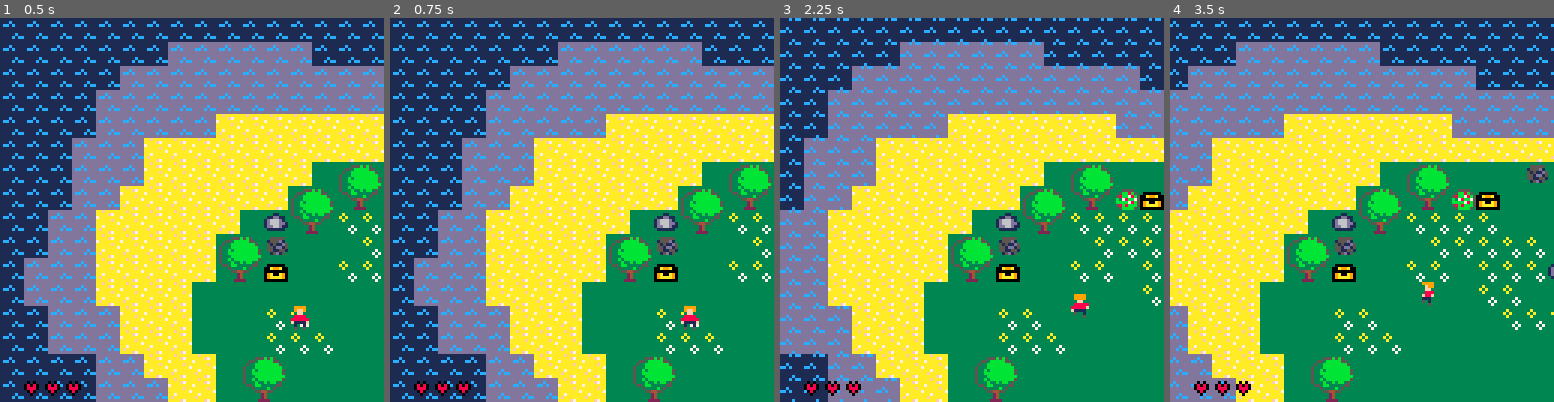
Above: before the commit, frames 1-4 (left to right).
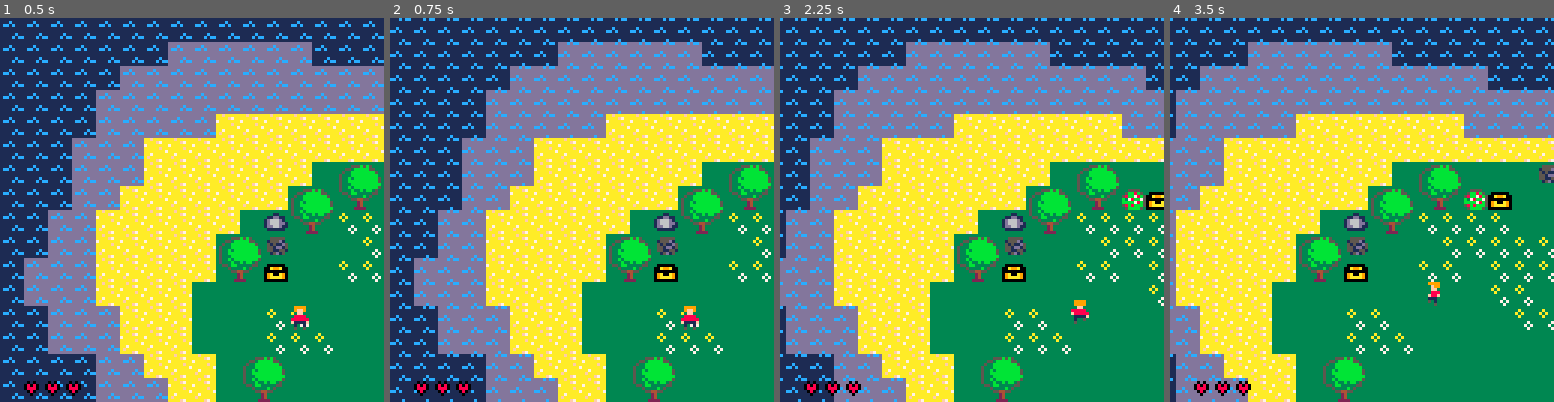
Above: after the commit, the same moments.

Repository: AbsolutRenal/Pico-8---The-Legend-of-Bobby
Game: PICO-8 cartridge bobby.p8
Same seed, same stepped clock (60 frames per second), same inputs: the game is played once before the commit and once after it.
Inputs:
- Up to frame 1 (0.5 s): tap X (X key) at 0.33 s
- Up to frame 2 (0.75 s): tap O (Z key) at 0.7 s
- Up to frame 3 (2.25 s): tap X (X key) at 1.07, 1.85 s; hold Right 1.6-2.1 s; tap O (Z key) at 1.7, 2.1 s; hold Up from 2.15 s (still down)
- Up to frame 4 (3.5 s): release Up at 2.42 s; hold Right 2.47-3.03 s; tap O (Z key) at 2.5, 2.9, 3.3 s; tap X (X key) at 2.97 s; hold Left from 3.08 s (still down)

Frame 1 is identical in both runs. In frame 2, 12% of the frame differs, in the area x 0-100%, y 0-100%; in frame 3, 24%; in frame 4, 28%.

Commit message:
V15 - Show GPS for already visited regions only

Diff:
--- a/bobby.p8
+++ b/bobby.p8
@@ -48,9 +47,9 @@
 spr_treasure4 = 25
 spr_treasure5 = 26
 spr_treasure6 = 27
-
 heart_full = 39
 heart_empty = 42
+spr_big_treasure_opened = 10
 spr_treasure_opened = 25
 spr_selected_item = 43
 spr_boots = 38
@@ -67,6 +66,7 @@
 flag_behind = 3
 flag_treasure = 4
 flag_destroyable = 5
+flag_need_key = 6
 
 -- game config
 alpha_color = 14
@@ -110,10 +110,17 @@
 function create_gps_map()
  for j=0,63 do
   for i=0,127 do
-   if i%16 == 0 and j%16 == 0 then
-    map(i, j, 0, 0, 16, 16)
-   end
-   add(map_data, color_for_sprite(mget(i, j)))
+   add(map_data, 0)
+  end
+ end
+end
+
+function update_gps_data()
+ min_x = flr(map_x/-8)
+ min_y = flr(map_y/-8)
+ for j=min_y,min_y +15 do
+  for i=min_x,min_x +15 do
+   map_data[i+j*128 +1] = color_for_sprite(mget(i, j))
   end
  end
 end
@@ -225,7 +232,6 @@
 end
 
 function stop_walking()
-	--tick = 0
 	move_count = 0
 	config_bobby(0,0)
 end
@@ -307,7 +313,7 @@
 
 function should_move()
 	local cells = collision_cells()
-	return not collide_with(cells,flag_solid) and (not collide_with(cells,flag_deep_water) or item_available(spr_flipper)) and not collide_with(cells,flag_treasure)
+	return not collide_with(cells,flag_solid) and (not collide_with(cells,flag_deep_water) or item_available(spr_flipper))
 end
 
 function collide_with(cells,flag)
@@ -443,10 +449,11 @@
  elseif state == state_gps then
   draw_gps()
  end
+ update_gps_data()
 end
 
 function draw_gps()
- rectfill(0, 0, 127, 127, 0)
+ rectfill(0, 0, 127, 127, 1)
  local i = 0
  for col in all(map_data) do
   pset(i%128, 32 + flr(i/128), col)
@@ -586,19 +593,19 @@
 ee9999eeee9999eeee9999eeee9999eeee9999eeee9999ee00000000000000000000000000000000eeeeeeeeeeeeeeeeeeeeeeeeeeeeeeee0000000000000000
 ee9ff9eeee9ff9eeee9999eeee9999eeee99feeeee99feee00000000000000000000000000000000eeeeeeeeeeeeeeeeeeeeeeeeeeeeeeee0000000000000000
 eeeffeeeeeeffeeeeeeffeeeeeeffeeeeeeffeeeeeeffeee00000000000000000000000000000000eeeeeeeeeeeeeeeeeeeeeeeeeeeeeeee0000000000000000
-ee88888ee88888eeee88888ee88888eeee888eeeeee88fee00000000000000000000000000000000ee000000000000eeeeeeeeee7eeeee7e0000000000000000
-e88888feef88888ee88888feef88888eeef88feeeee8feee00000000000000000000000000000000e09aa999999aa90ee7eeeee7eeeeeeee0000000000000000
-ef1111eeee1111feef1111eeee1111feeee111eeeee11eee00000000000000000000000000000000099aa999999aa990eeee7eeeee7eeeee0000000000000000
-ee5ee1eeee1ee5eeee5ee1eeee1ee5eeeee1e5eee5111eee00000000000000000000000000000000099aa999999aa9907eceecceeceeccee0000000000000000
-eeeee5eeee5eeeeeeeeee5eeee5eeeeeeee5eeeeeeee5eee000000000000000000000000000000000000000000000000eedcddeeeecdddee0000000000000000
-ee9999eeee9999eeeeeeeeeeeeeeeeeeeeeeeeeeeeeeeeeeeeeeeeeeeeeeeeeeeeeeeeeee000000e099aaaa000aaa99000000000000000000000000000000000
-ee9ff9eeef9ff9feeeeeeeeeeeeeeeeeeeeeeeeeeeeeeeeeeeeeeeeeeeeeeeeeeeeeeeeee0a99a0e099aaa05550aa99000000000000000000000000000000000
-eeeffeeee8effe8eeee99eeeeee99eeeeee99eeeeee99eeeeee99eeeeee99eeee000000ee055550e099aaa05550aa99000000000000000000000000000000000
-ee8888eee888888eee9999eeee9999eeee9999eeee9999eeee9999eeee9999ee00a99a0000555500099aaaa050aaa99000000000000000000000000000000000
-e888888eee8888eeee9ff9eeee9ff9eeee9999eeef9999feee99feeeee99feee0000000000000000099aaaa050aaa99000000000000000000000000000000000
-ef1111feee1111eeee8ff8eeeeeffeeeeeeffeeeee8ff8eeeee8eeeeeee8efee09a00a9009a00a90099aaaa000aaa99000000000000000000000000000000000
-ee1ee1eeee1ee1eeefeeeefeeefeefeeeeeeeeeeeeeeeeeeeeeefeeeeeeeeeee09aaaa9009aaaa90099aaaaaaaaaa99000000000000000000000000000000000
-ee5ee5eeee5ee5eeeeeeeeeeeeeeeeeeeeeeeeeeeeeeeeeeeeeeeeeeeeeeeeee0000000000000000000000000000000000000000000000000000000000000000
+ee88888ee88888eeee88888ee88888eeee888eeeeee88fee00000000000000000000000000000000eeeeeeeeeeeeeeeeeeeeeeee7eeeee7e0000000000000000
+e88888feef88888ee88888feef88888eeef88feeeee8feee00000000000000000000000000000000eeeeeeeeeeeeeeeee7eeeee7eeeeeeee0000000000000000
+ef1111eeee1111feef1111eeee1111feeee111eeeee11eee00000000000000000000000000000000eee00000000000eeeeee7eeeee7eeeee0000000000000000
+ee5ee1eeee1ee5eeee5ee1eeee1ee5eeeee1e5eee5111eee00000000000000000000000000000000ee009aa999aa900e7eceecceeceeccee0000000000000000
+eeeee5eeee5eeeeeeeeee5eeee5eeeeeeee5eeeeeeee5eee00000000000000000000000000000000e0099aa999aa9900eedcddeeeecdddee0000000000000000
+ee9999eeee9999eeeeeeeeeeeeeeeeeeeeeeeeeeeeeeeeeeeeeeeeeeeeeeeeeeeeeeeeeee000000ee00000000000000000000000000000000000000000000000
+ee9ff9eeef9ff9feeeeeeeeeeeeeeeeeeeeeeeeeeeeeeeeeeeeeeeeeeeeeeeeeeeeeeeeee0a99a0ee0099aa000aa990000000000000000000000000000000000
+eeeffeeee8effe8eeee99eeeeee99eeeeee99eeeeee99eeeeee99eeeeee99eeee000000ee055550ee0099a05550a990000000000000000000000000000000000
+ee8888eee888888eee9999eeee9999eeee9999eeee9999eeee9999eeee9999ee00a99a0000555500e0099a05550a990000000000000000000000000000000000
+e888888eee8888eeee9ff9eeee9ff9eeee9999eeef9999feee99feeeee99feee0000000000000000e0099aa050aa990000000000000000000000000000000000
+ef1111feee1111eeee8ff8eeeeeffeeeeeeffeeeee8ff8eeeee8eeeeeee8efee09a00a9009a00a90e0099aa050aa990000000000000000000000000000000000
+ee1ee1eeee1ee1eeefeeeefeeefeefeeeeeeeeeeeeeeeeeeeeeefeeeeeeeeeee09aaaa9009aaaa90e0099aa000aa990000000000000000000000000000000000
+ee5ee5eeee5ee5eeeeeeeeeeeeeeeeeeeeeeeeeeeeeeeeeeeeeeeeeeeeeeeeee0000000000000000e00000000000000000000000000000000000000000000000
 eeeeeeeeeeeeeeeeeeeeeeee33333333dddddddddddcdccdeeeeeeeeeeeeeeeeeeeeeeeeeeeeeeeeeeeeeeee77eeee77eeeeeeeeee0e0eeeeee000ee00000000
 eeeee555b5b5eeeeee5555ee33a33333dddcdddddddddddde000eeeeee0e0eeeee0e0eeeee0e0eeeee0e0eee7eeeeee7eeeeeeeee08080eeee05850e00000000
 eee553bbbbb55eeee5bb8b5e3a3a3333dccdcddddddddddde04d0eeee08080eee0e0e0eee0e0e0eee0e0e0eeeeeeeeeeeeeeeeee08e8e80ee058885000000000
@@ -712,7 +719,7 @@
 43434343434343434343434343434343434343434343434343434343434343434343434343434343434343434343434343434343434343434343434343434343
 43434343434343434343434343434343434343434343434343434343434343434343434343434343434343434343434343434343434343434343434343434343
 __gff__
-0000000000000000000000000000000000000000000000001010000000000000080801000202000000000000000000000101010004040021000000000000000000000000000000000000000000000000000000000808000000000000000000000000000001011000000000000000000000000000000000000000000000000000
+0000000000000000000051000000000000000000000000001111000000000000080801000202000000000000000000000101010004040021000000000000000000000000000000000000000000000000000000000808000000000000000000000000000001011000000000000000000000000000000000000000000000000000
 0000000000000000000000000000000000000000000000000000000000000000000000000000000000000000000000000000000000000000000000000000000000000000000000000000000000000000000000000000000000000000000000000000000000000000000000000000000000000000000000000000000000000000
 __map__
 3434343434343434343434343434343434343434343434343434343434343434343434343434343434343434343434343434343434343434343434343434343434340000000000000000000000000034343434000000000000000000000000000000000000000000000000000000000000000000000000000000000034343434
